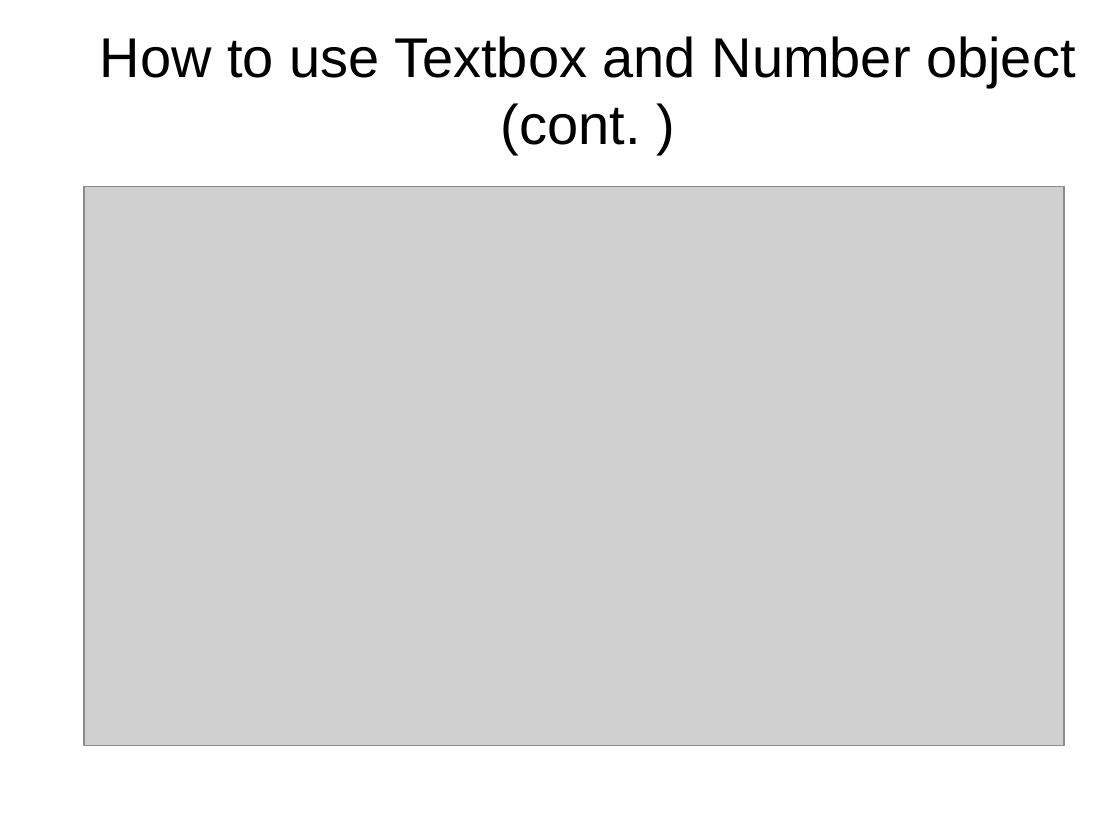
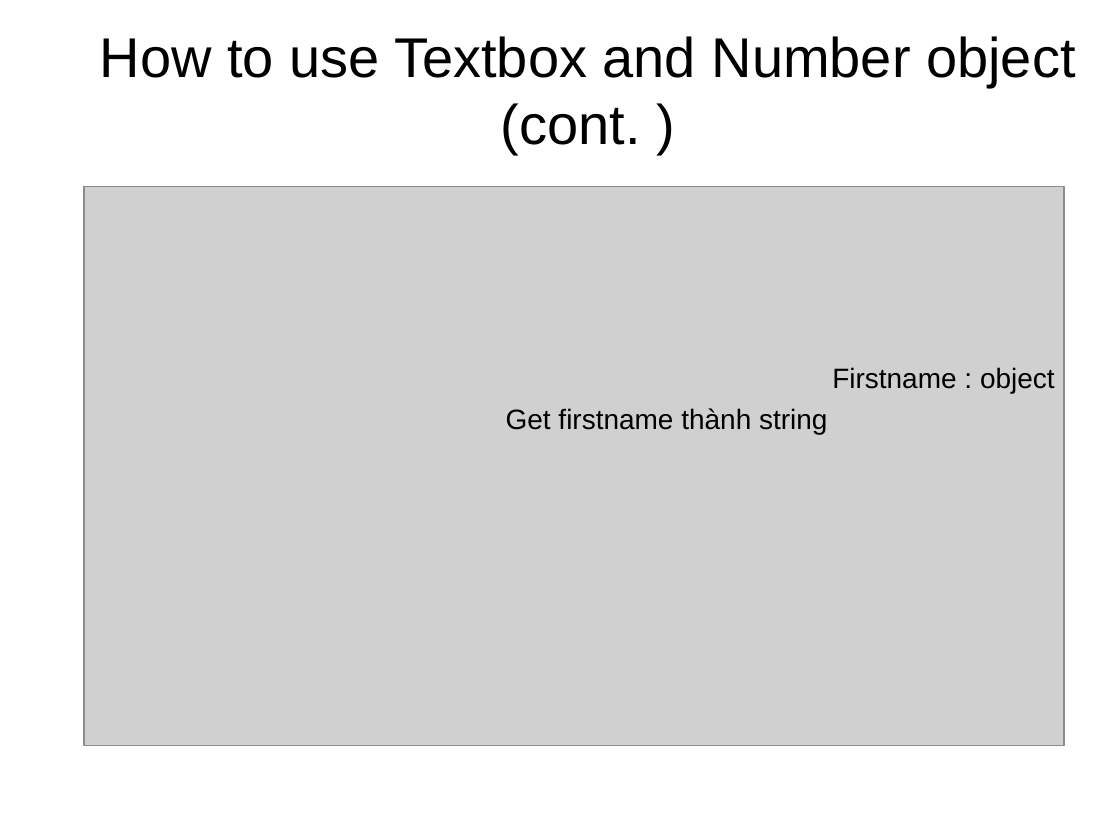
Before and after one commit to haibkt2/FE11, a slide deck: slide 9 of JavaScript/Slide/Chapter 4_How to work with JavaScript objects, functions, and events.pptx. Drawn at 1120x840 pixels with LibreOffice and Linux fonts; fonts in the diff are those of the drawing; grey boxes stand for pictures; background and template pictures are left out. Boxes give left, top, right and bottom in pixels: in the first picture for what was removed or moved away, otherwise in the second. Text is boxed around its words. In the diff, an @@ line names an element or a change of style, - is before the commit and + after.

```diff
--- a/JavaScript/Slide/Chapter 4_How to work with JavaScript objects, functions, and events.pptx
+++ b/JavaScript/Slide/Chapter 4_How to work with JavaScript objects, functions, and events.pptx
@@ text added at (832, 367, 1055, 393), 18 pt, text #000000 @@
+Firstname : object
@@ text added at (506, 408, 827, 434), 18 pt, text #000000 @@
+Get firstname thành string
```
Also in this commit, not shown: 1 other slide changed, 4 other files.
